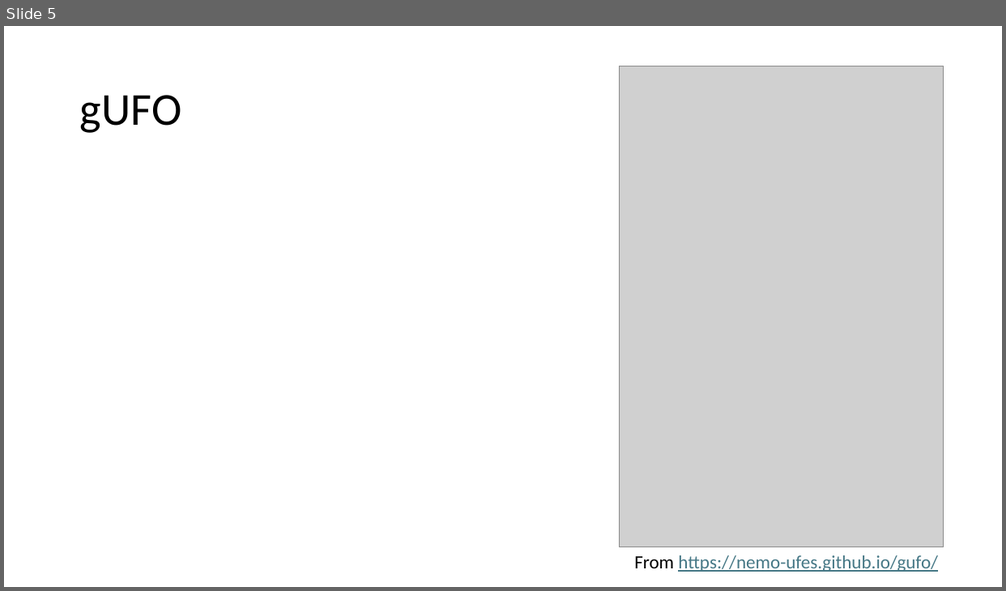
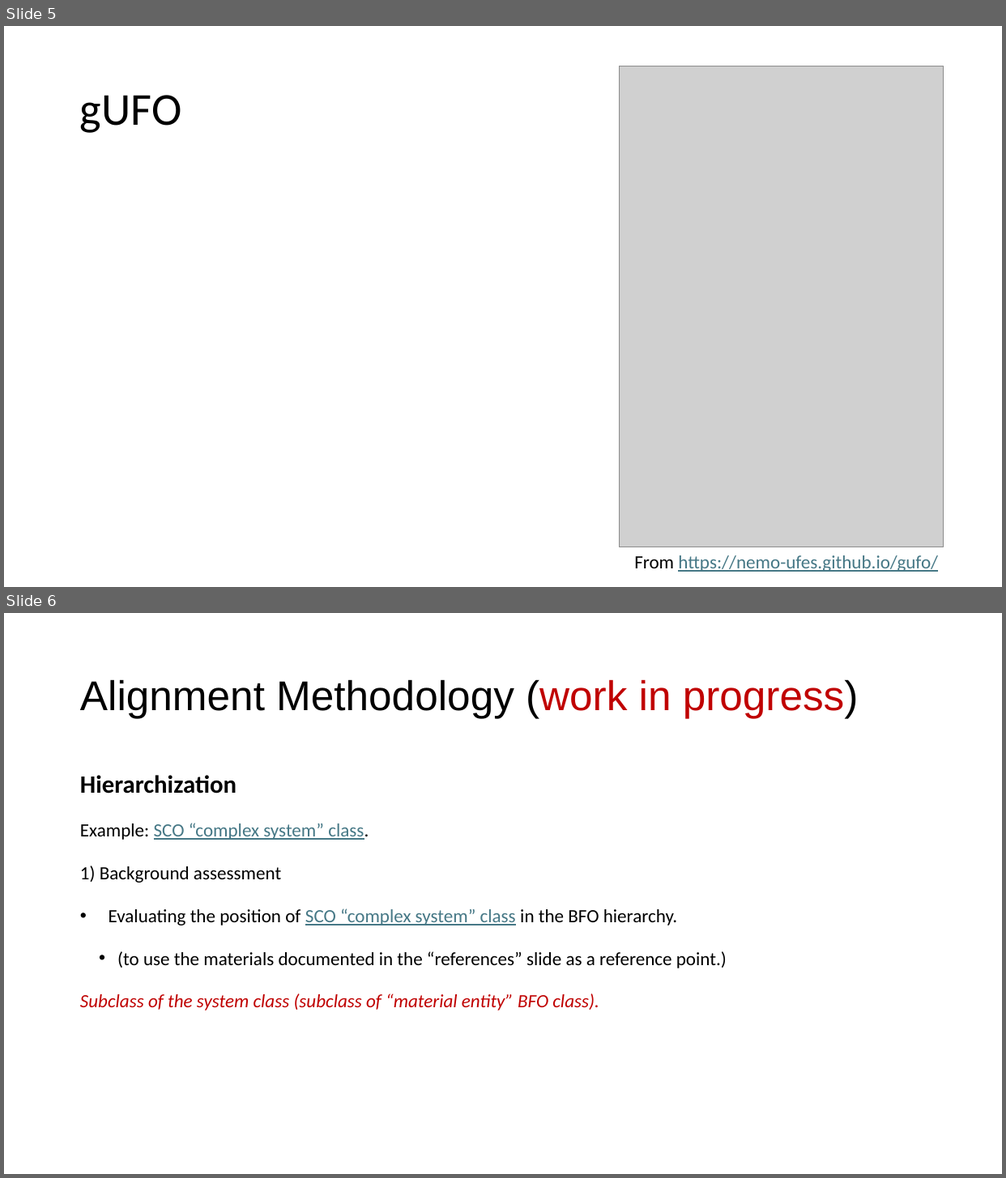
Before and after one commit to gioUbbiali/Sustainability-Core-Ontology, a slide deck: SCO/working materials/Slide deck - SCO-UFO aligment.pptx. Shown one above the other, each under a label of ours: slide 5 before the commit, slides 5 and 6 after it. The pictures are 1006x591 and 1006x1178 pixels, drawn with LibreOffice and Linux fonts; fonts in the diff are those of the drawing; grey boxes stand for pictures. Boxes give left, top, right and bottom in pixels: in the first picture for what was removed or moved away, otherwise in the second. Text is boxed around its words. In the diff, an @@ line names an element or a change of style, - is before the commit and + after.

```diff
--- a/SCO/working materials/Slide deck - SCO-UFO aligment.pptx
+++ b/SCO/working materials/Slide deck - SCO-UFO aligment.pptx
@@ slide 6 added at [4,613,1002,1174], background #FFFFFF @@
@@ title added at [80,679,859,718], 40 pt, text #000000 @@
+Alignment Methodology (work in progress)
@@ text added at [80,775,727,1011], 18 pt, text #000000 @@
+Hierarchization
+Example: SCO “complex system” class.
+1) Background assessment
+• Evaluating the position of SCO “complex system” class in the BFO hierarchy.
+• (to use the materials documented in the “references” slide as a reference point.)
+Subclass of the system class (subclass of “material entity” BFO class).
```
Also in this commit, not shown: 2 slides changed, 5 other slides added, 2 slides removed, 1 other file.
